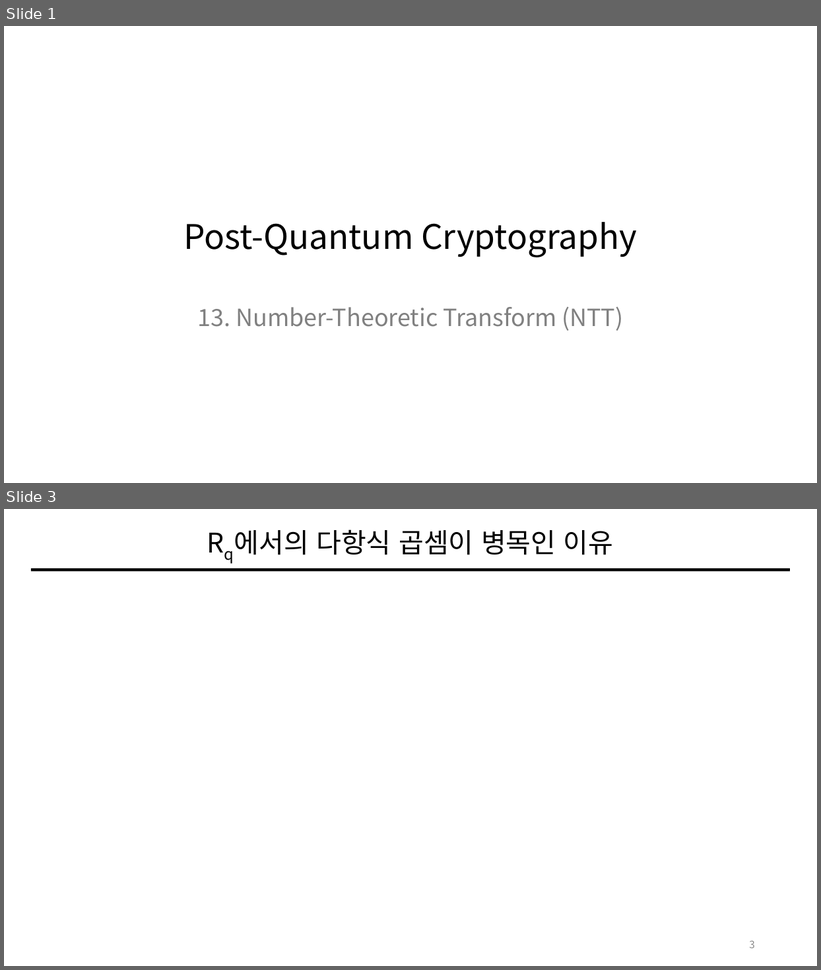
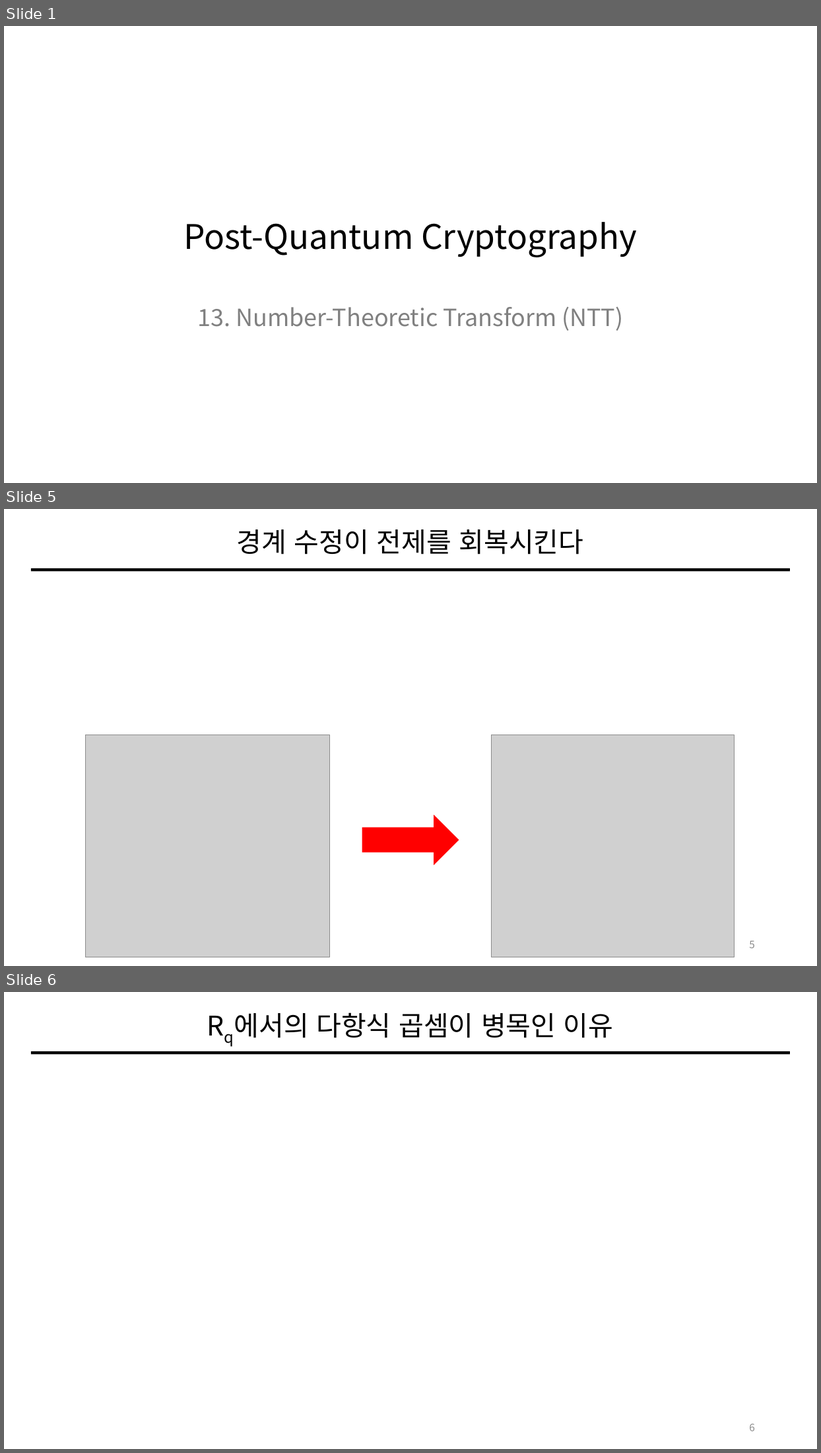
Before and after one commit to giyuubin/PQC, a slide deck: presentation/0828_13_Number-Theoretic-Transform.pptx. Shown one above the other, each under a label of ours: slides 1 and 3 before the commit, slides 1, 5 and 6 after it; the slides between them are not shown. The pictures are 821x970 and 821x1453 pixels, drawn with LibreOffice and Linux fonts; fonts in the diff are those of the drawing; grey boxes stand for pictures. Boxes give left, top, right and bottom in pixels: in the first picture for what was removed or moved away, otherwise in the second. Text is boxed around its words. In the diff, an @@ line names an element or a change of style, - is before the commit and + after.

Commit message:
add: HintBit 경계 수정 추가

```diff
--- a/presentation/0828_13_Number-Theoretic-Transform.pptx
+++ b/presentation/0828_13_Number-Theoretic-Transform.pptx
@@ slide 5 added at box(4, 509, 817, 966), background #FFFFFF; not listed: 1 template element that a slide beside it also shows @@
@@ title added at box(237, 529, 584, 555), 32 pt, text #000000 @@
+경계 수정이 전제를 회복시킨다
@@ picture added at box(86, 735, 330, 957) @@
@@ picture added at box(492, 735, 735, 957) @@
@@ right arrow added at box(362, 815, 459, 865), fill #FF0000 @@
@@ page number added at box(749, 941, 755, 949), 12 pt, text #8C8C8C @@
+5
@@ what was slide 3 is now slide 6 @@
@@ page number at box(749, 1424, 755, 1432): text changed @@
-3
+6
```
Also in this commit, not shown: 1 slide changed, 2 other slides added.
